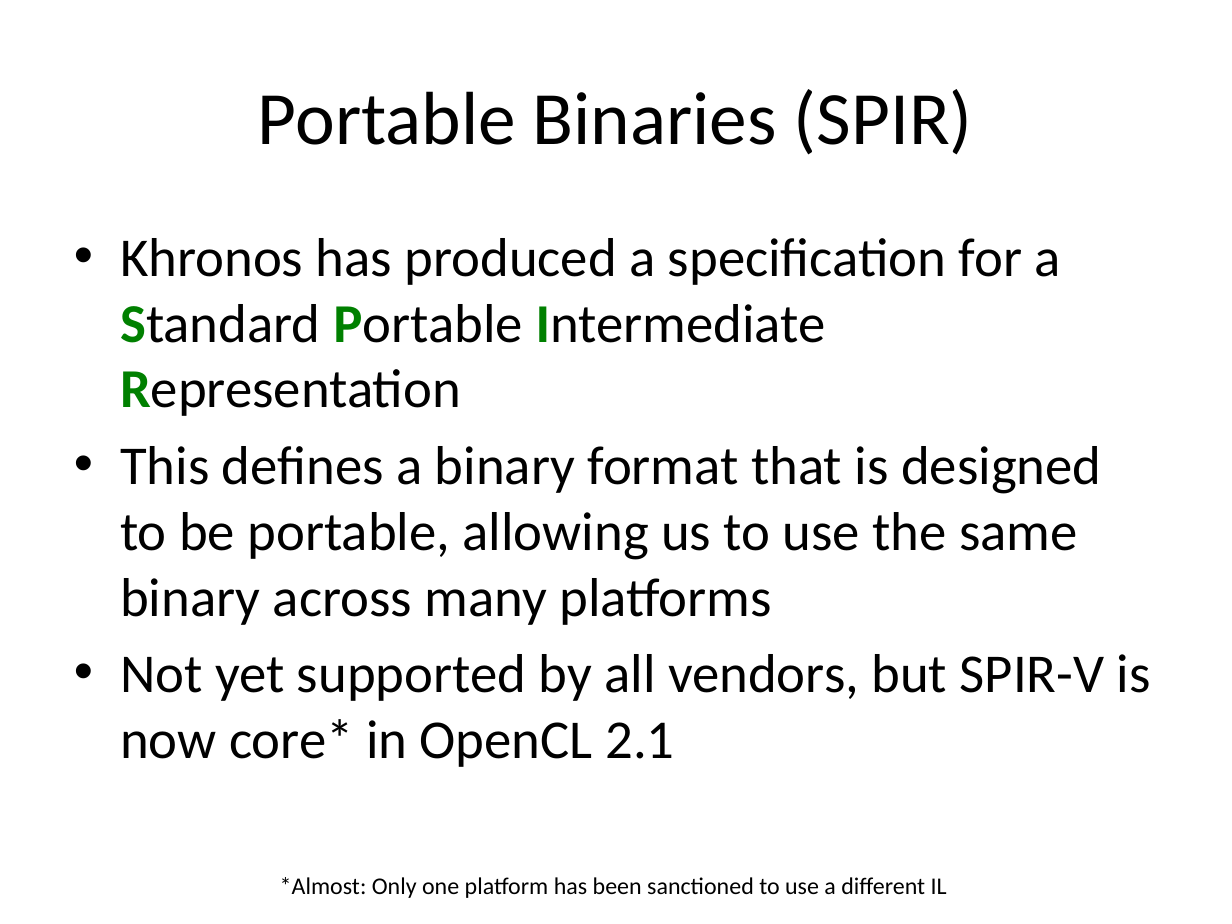
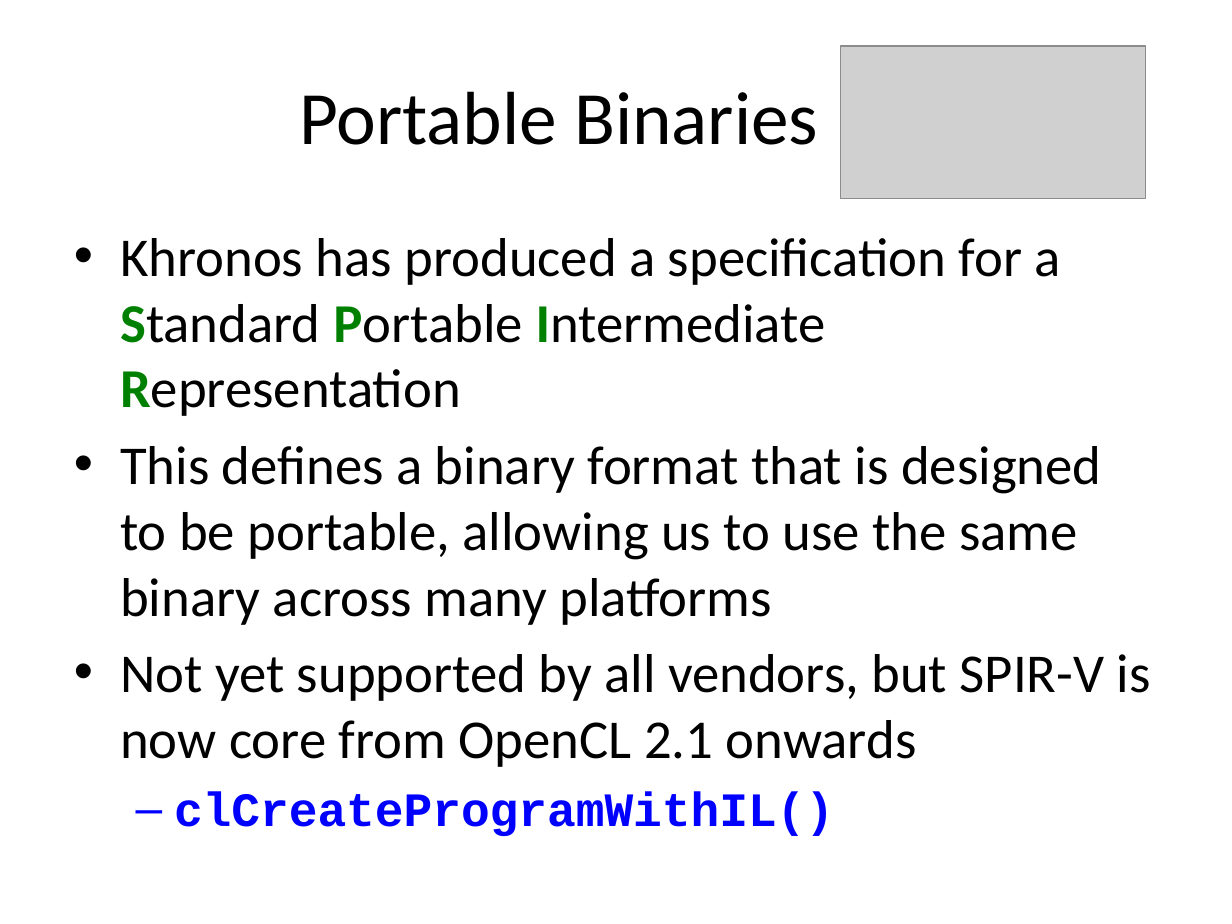
Before and after one commit to UoB-HPC/opencl-training-code, a slide deck: slide 10 of slides/advanced_part2.pptx (slide 7 before the commit). Drawn at 1232x924 pixels with LibreOffice and Linux fonts; fonts in the diff are those of the drawing; grey boxes stand for pictures. Boxes give left, top, right and bottom in pixels: in the first picture for what was removed or moved away, otherwise in the second. Text is boxed around its words. In the diff, an @@ line names an element or a change of style, - is before the commit and + after.

```diff
--- a/slides/advanced_part2.pptx
+++ b/slides/advanced_part2.pptx
@@ picture added at bbox=[841, 46, 1146, 198] @@
@@ title at bbox=[299, 91, 818, 145]: text changed @@
-Portable Binaries (SPIR)
+Portable Binaries
@@ text at bbox=[120, 654, 1151, 836]: text changed @@
-• Not yet supported by all vendors, but SPIR-V is now core* in OpenCL 2.1
+• Not yet supported by all vendors, but SPIR-V is now core from OpenCL 2.1 onwards
+  – clCreateProgramWithIL()
@@ text removed at bbox=[280, 877, 947, 898] @@
-*Almost: Only one platform has been sanctioned to use a different IL
```
Also in this commit, not shown: 6 other slides changed, 1 other file.
